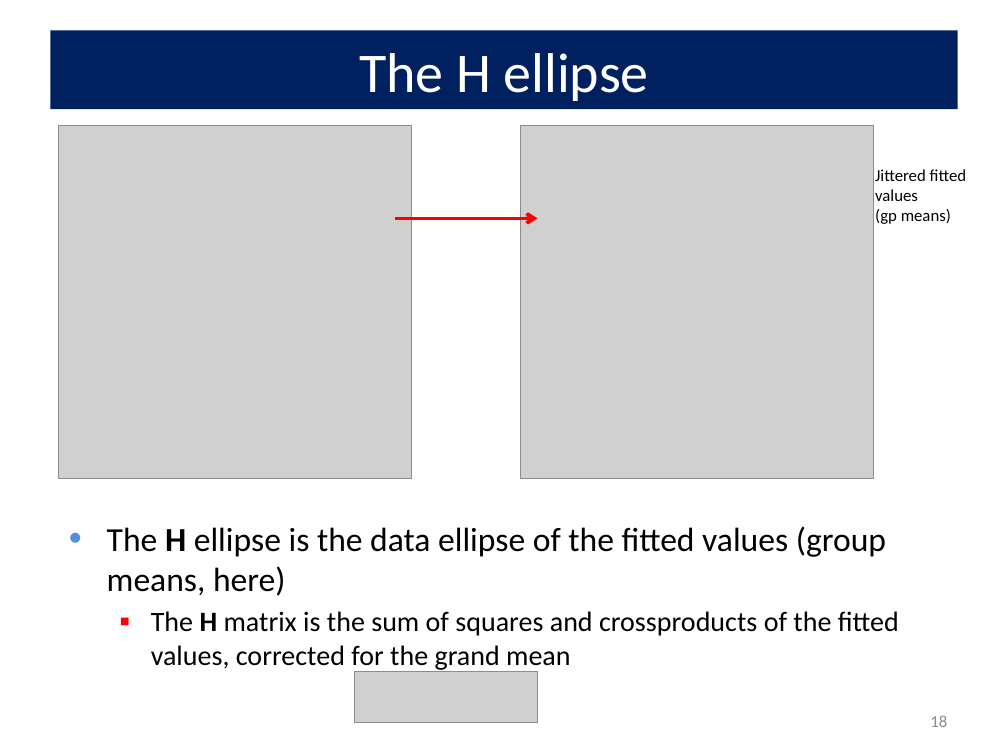
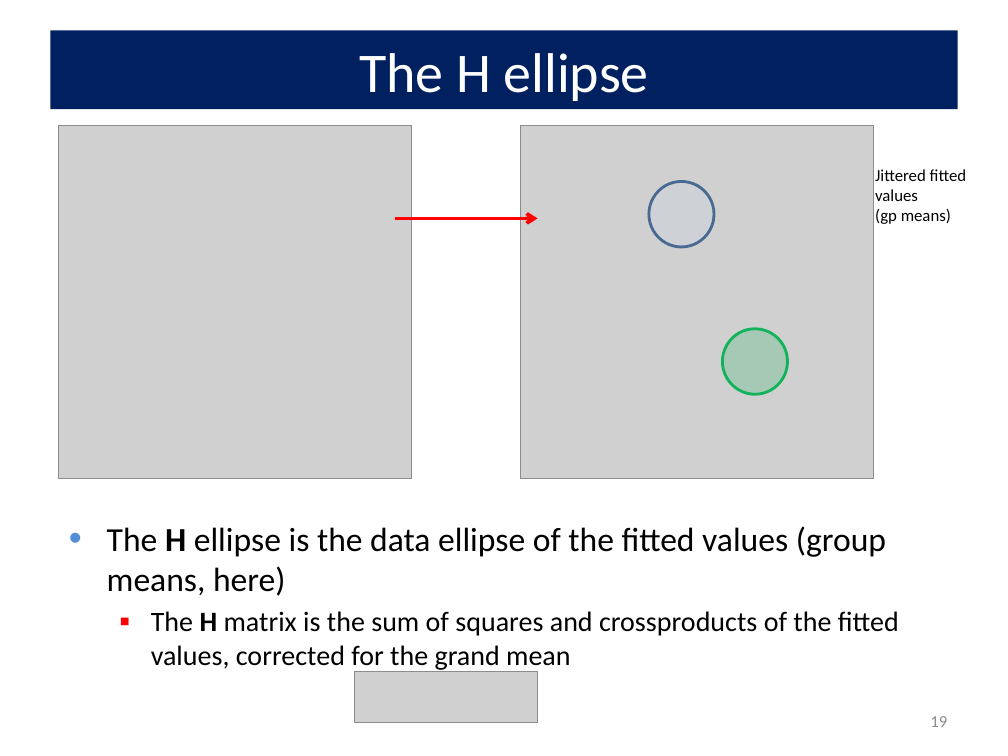
Before and after one commit to friendly/VisMLM-course, a slide deck: slide 19 of lectures/lecture2.pptx (slide 18 before the commit). Drawn at 1008x756 pixels with LibreOffice and Linux fonts; fonts in the diff are those of the drawing; grey boxes stand for pictures. Boxes give left, top, right and bottom in pixels: in the first picture for what was removed or moved away, otherwise in the second. Text is boxed around its words. In the diff, an @@ line names an element or a change of style, - is before the commit and + after.

```diff
--- a/lectures/lecture2.pptx
+++ b/lectures/lecture2.pptx
@@ ellipse added at [649,181,715,247], fill #C6D9F1 at 20% opacity, outline #3A5F8C 2 pt @@
@@ ellipse added at [723,329,788,394], fill #00B050 at 20% opacity, outline #00B050 2 pt @@
@@ page number at [930,716,947,727]: text changed @@
-18
+19
```
Also in this commit, not shown: 4 other slides changed, 3 slides added, 10 other files.
